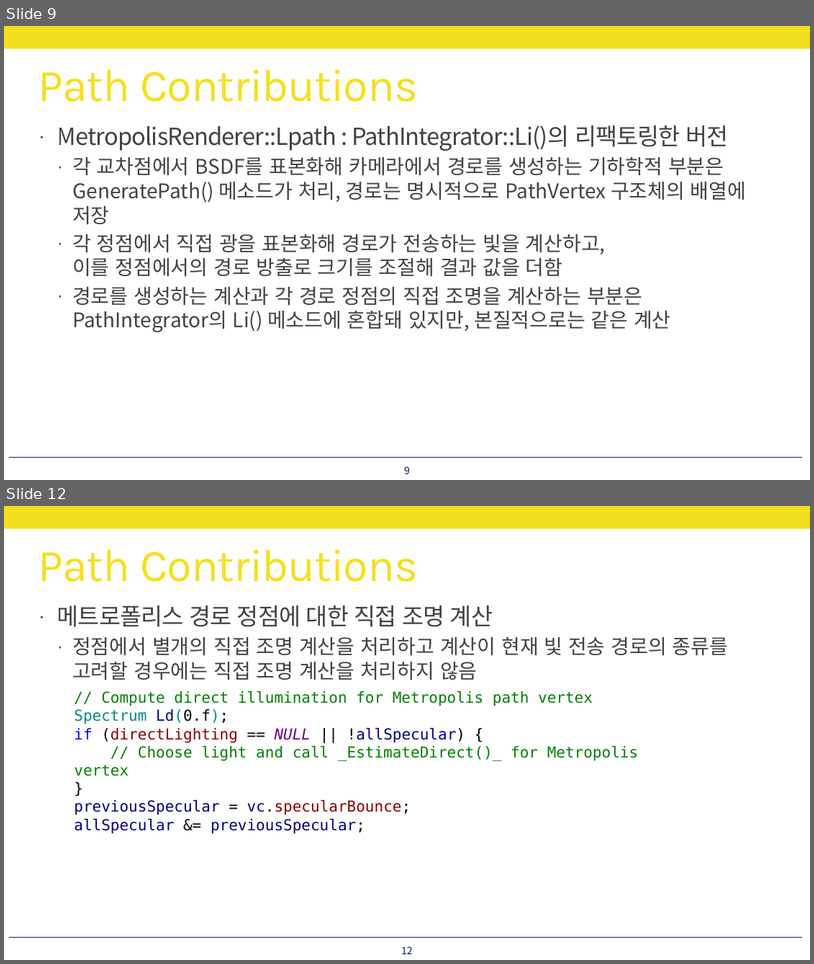
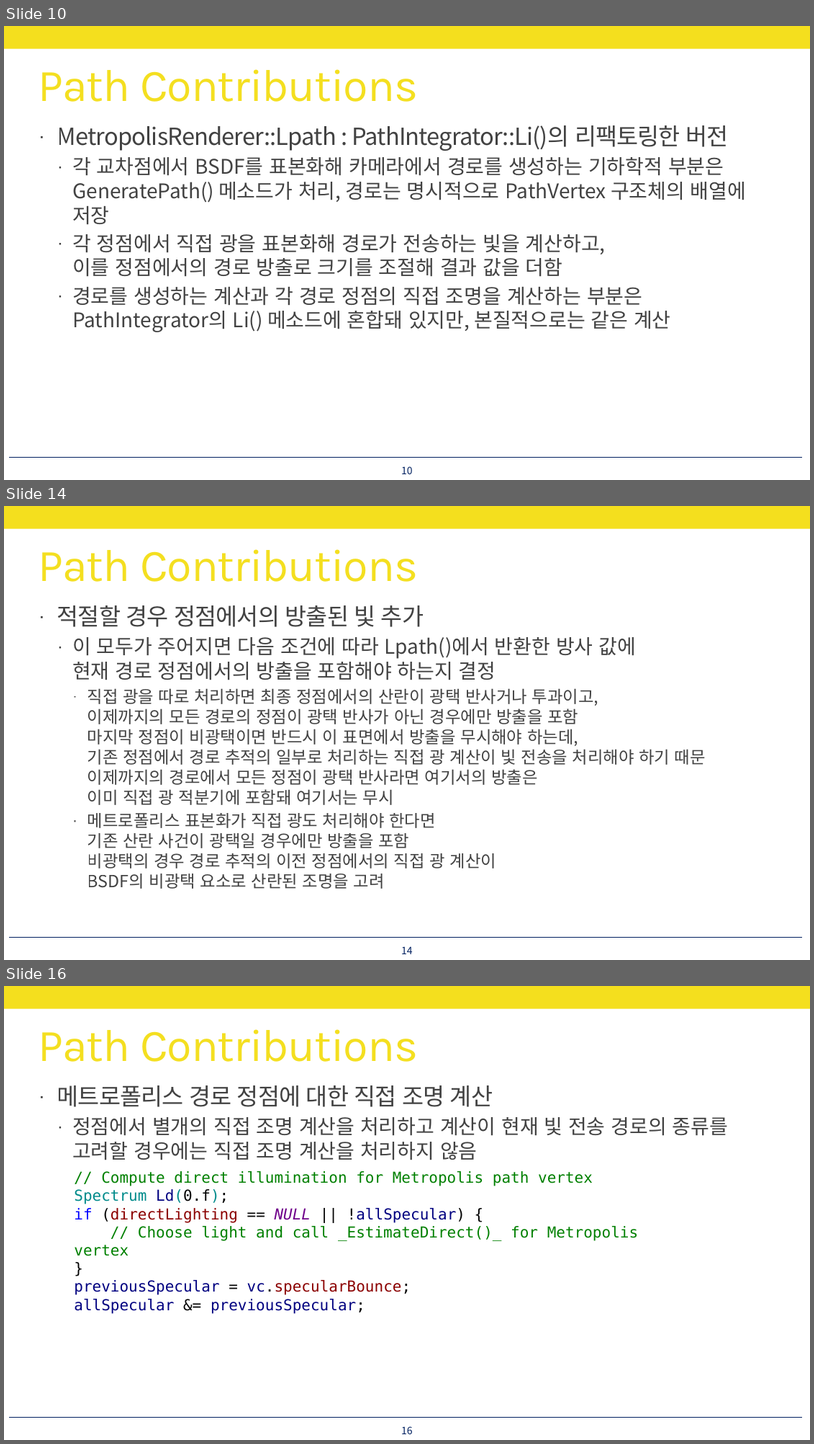
Before and after one commit to utilForever/PBRStudy, a slide deck: Physically Based Rendering - Chapter 15, Part 8.pptx. Shown one above the other, each under a label of ours: slides 9 and 12 before the commit, slides 10, 14 and 16 after it; the slides between them are not shown. The pictures are 814x964 and 814x1444 pixels, drawn with LibreOffice and Linux fonts; fonts in the diff are those of the drawing. Boxes give left, top, right and bottom in pixels: in the first picture for what was removed or moved away, otherwise in the second. Text is boxed around its words. In the diff, an @@ line names an element or a change of style, - is before the commit and + after.

```diff
--- a/Physically Based Rendering - Chapter 15, Part 8.pptx
+++ b/Physically Based Rendering - Chapter 15, Part 8.pptx
@@ slide 14 added at bbox=[4, 506, 810, 960], background #FFFFFF; not listed: 2 template elements that a slide beside it also shows @@
@@ title added at bbox=[39, 549, 418, 582], 54 pt, text #F4DF1E @@
+Path Contributions
@@ text added at bbox=[57, 605, 706, 888], 20 pt, text #404040 @@
+· 적절할 경우 정점에서의 방출된 빛 추가
+  · 이 모두가 주어지면 다음 조건에 따라 Lpath()에서 반환한 방사 값에
+    현재 경로 정점에서의 방출을 포함해야 하는지 결정
+    · 직접 광을 따로 처리하면 최종 정점에서의 산란이 광택 반사거나 투과이고,
+      이제까지의 모든 경로의 정점이 광택 반사가 아닌 경우에만 방출을 포함
+      마지막 정점이 비광택이면 반드시 이 표면에서 방출을 무시해야 하는데,
+      기존 정점에서 경로 추적의 일부로 처리하는 직접 광 계산이 빛 전송을 처리해야 하기 때문
+      이제까지의 경로에서 모든 정점이 광택 반사라면 여기서의 방출은
+      이미 직접 광 적분기에 포함돼 여기서는 무시
+    · 메트로폴리스 표본화가 직접 광도 처리해야 한다면
+      기존 산란 사건이 광택일 경우에만 방출을 포함
+      비광택의 경우 경로 추적의 이전 정점에서의 직접 광 계산이
+      BSDF의 비광택 요소로 산란된 조명을 고려
@@ page number added at bbox=[401, 946, 413, 954], 12 pt, text #002060 @@
+14
@@ what was slide 9 is now slide 10 @@
@@ page number at bbox=[401, 466, 413, 474]: text changed @@
-9
+10
@@ what was slide 12 is now slide 16 @@
@@ page number at bbox=[401, 1426, 413, 1434]: text changed @@
-12
+16
```
Also in this commit, not shown: 1 slide changed, 5 other slides added.
